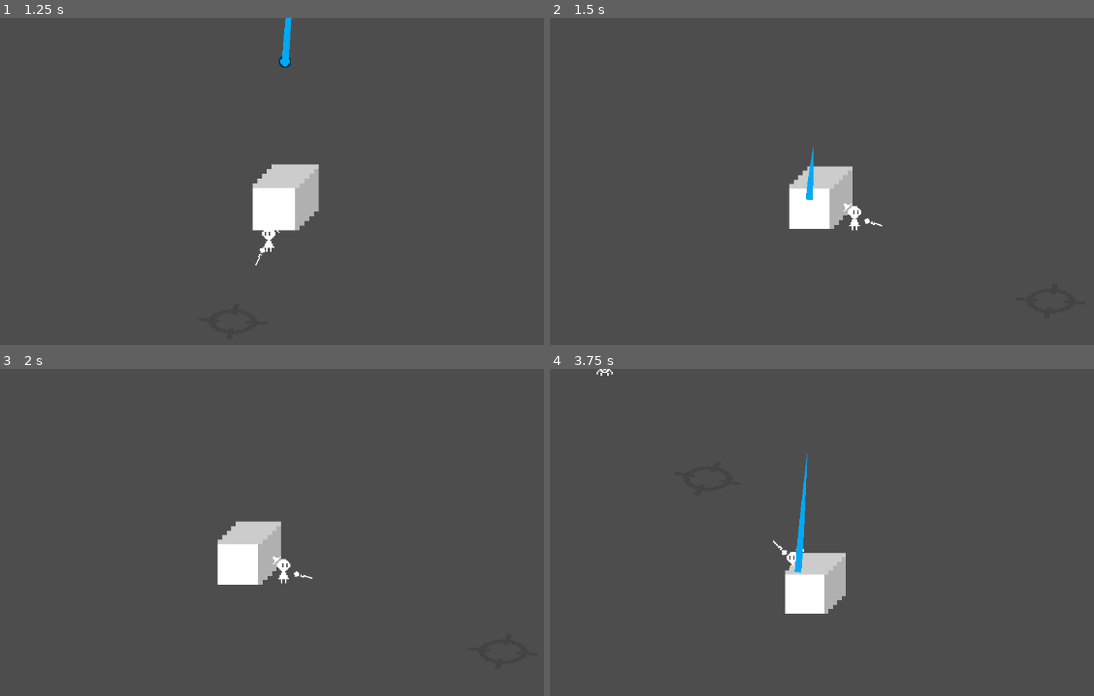
Above: before the commit, frames 1-4 (two rows, left to right).
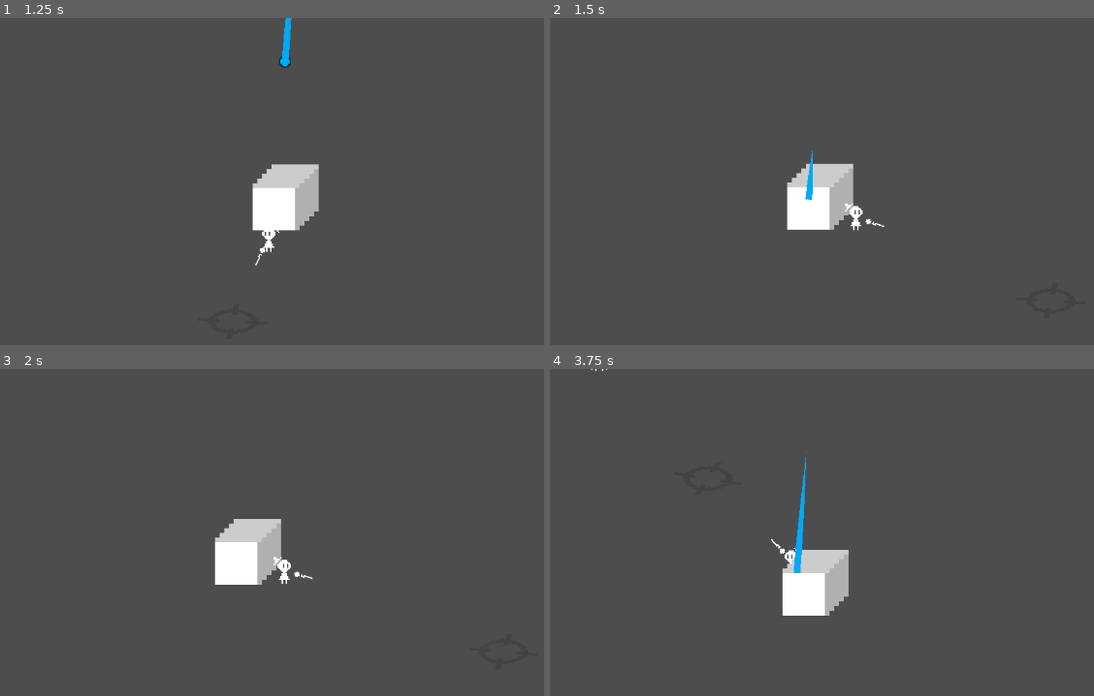
Above: after the commit, the same moments.

Repository: xharris/tiny-guys-weather-defense
Game: Godot game, scene res://levels/play/play.tscn
Same seed, same stepped clock (60 frames per second), same inputs: the game is played once before the commit and once after it.
Inputs (mouse positions are in pixels of both pictures, inside the frame that each line leads up to):
- Up to frame 1 (1.25 s): move the mouse to (233, 322) at 0.52 s; press the mouse at (233, 322) at 0.53 s
- Up to frame 2 (1.5 s): move the mouse to (1055, 302) at 1.27 s; release the mouse at (1055, 302) at 1.28 s; click (1055, 302) at 1.35 s
- Up to frame 3 (2 s): no input
- Up to frame 4 (3.75 s): move the mouse to (588, 522) at 2.02 s; press the mouse at (588, 522) at 2.03 s; move the mouse to (860, 588) at 2.77 s; release the mouse at (860, 588) at 2.78 s; click (860, 588) at 2.85 s; move the mouse to (707, 476) at 3.52 s; press the mouse at (707, 476) at 3.53 s

Frame 1 is identical in both runs. In frame 2, 0.5% of the frame differs, in the area x 43-62%, y 39-66%; in frame 3, 0.4%; in frame 4, 0.7%, in the area x 7-55%, y 0-76%.

Commit message:
adds waves

Diff:
--- a/components/hitbox/hitbox.gd
+++ b/components/hitbox/hitbox.gd
@@ -1,7 +1,7 @@
 extends Area2D
 class_name Hitbox
 
-var _dev = Dev.new(true)
+var _dev = Dev.new()
 
 static var C_HITBOX = Color.html("#F44336")
 static var C_HURTBOX = Color.html("#4CAF50")
@@ -9,9 +9,20 @@
 static func apply_on_hits(src: Hitbox, target: Hitbox, on_hits: Array[OnHitEffect]):
     for on_hit in on_hits:
         var real_target = target
-        if on_hit.target_self:
+        # can hit self
+        if on_hit.hit_self:
             real_target = src
-        src._dev.dump("apply {0} to {1}", [real_target.get_path()])
+        if not real_target.is_inside_tree():
+            return
+        # can only hit certain groups
+        var skip = false
+        for group in on_hit.hit_groups:
+            if not real_target.owner or not real_target.owner.is_in_group(group):
+                skip = true
+                break
+        if skip:
+            continue
+        src._dev.dump("apply '{0}' to {1}", [on_hit.name, real_target.get_path()])
         real_target.apply_on_hit.emit(src, on_hit)
         on_hit.apply()
 
@@ -50,8 +61,8 @@
 func _process(delta: float) -> void:
     set_collision_layer_value(1, is_hitbox)
     set_collision_layer_value(2, is_hurtbox)
-    set_collision_mask_value(1, not is_hitbox)
-    set_collision_mask_value(2, not is_hurtbox)
+    set_collision_mask_value(1, false)
+    set_collision_mask_value(2, is_hitbox)
     for node in find_children("*"):
         if node is CollisionShape2D:
             # color
--- a/components/hitbox/on_hit_effect.gd
+++ b/components/hitbox/on_hit_effect.gd
@@ -2,10 +2,8 @@
 class_name OnHitEffect
 
 @export var name: String
-@export var target_self: bool
 @export var hit_self: bool
-@export var hit_ally: bool
-@export var hit_enemy: bool = true
+@export_enum(Groups.base, Groups.enemy) var hit_groups: Array[String]
 
 func apply():
     pass
--- a/components/hp/hp.gd
+++ b/components/hp/hp.gd
@@ -1,7 +1,7 @@
 extends Node2D
 class_name Hp
 
-var _dev = Dev.new(true)
+var _dev = Dev.new()
 
 signal died
 signal damaged(amount: int)
@@ -9,6 +9,8 @@
 @export var current: int = 0
 
 func take_damage(amount: int):
+    if not is_inside_tree():
+        return
     _dev.dump("{0} take {1} damage", [get_path(), amount])
     var prev_current = current
     current = max(0, current - amount)
--- a/entities/enemy/enemy.gd
+++ b/entities/enemy/enemy.gd
@@ -13,6 +13,7 @@
 @export var config: EnemyConfig
 
 func _ready() -> void:
+    add_to_group(Groups.enemy)
     hp.died.connect(_on_died)
     hitbox.apply_on_hit.connect(_on_apply_on_hit)
 
@@ -28,7 +29,7 @@
 func _on_died():
     var parent = get_parent()
     if parent:
-        parent.remove_child(self)
+        parent.remove_child.call_deferred(self)
 
 func _process(delta: float) -> void:
     state.character = self
--- a/entities/enemy/enemy_states/move_toward.gd
+++ b/entities/enemy/enemy_states/move_toward.gd
@@ -3,7 +3,7 @@
 
 static var VELOCITY = preload("res://resources/curves/move_toward_velocity.tres")
 
-@export_range(0, 1, 0.2) var velocity: float = 0.0
+@export_range(0, 1, 0.1) var velocity: float = 0.0
 
 func _process(me: StateMachine, delta: float):
     var base = Base.get_closest(me)
--- a/entities/enemy_factory/enemy_factory.gd
+++ b/entities/enemy_factory/enemy_factory.gd
@@ -1,25 +1,29 @@
 extends Node2D
 class_name EnemyFactory
 
+var _dev = Dev.new(true)
+
 static var SPAWN_EVERY = preload("res://resources/curves/enemy_spawn_every.tres")
+static var SPAWN_LIMIT = preload("res://resources/curves/enemy_spawn_limit.tres")
 
 signal spawned(enemy: Enemy)
-
-var _dev = Dev.new(true)
+signal wave_finished
 
 @onready var spawn_timer: Timer = %Spawn
+@onready var wave_timer: Timer = %Wave
 
-@export var every: float = 0.0
-@export var enemies: Array[EnemyConfig]
+@export var wave: Wave
 
+var wave_count: int = 0
 var _rand = RandomNumberGenerator.new()
+var _spawn_enemy_count: int = 0
 
-func _ready() -> void:
-    spawn_timer.timeout.connect(_on_spawn_timer_timeout)
-    spawn_timer.wait_time = SPAWN_EVERY.sample(every)
-
-func _on_spawn_timer_timeout():
-    spawn_timer.wait_time = SPAWN_EVERY.sample(every)
+func spawn_enemy():
+    if not wave:
+        spawn_timer.wait_time = 1.0
+        return
+    _spawn_enemy_count += 1
+    var enemies = wave.enemy_pool
     if enemies.size() > 0:
         var weights = enemies.map(func(e: EnemyConfig): return e.spawn_weight)
         var enemy_config = enemies[_rand.rand_weighted(weights)]
@@ -27,3 +31,15 @@
         enemy.config = enemy_config
         _dev.dump("spawn {0}", [enemy_config.name])
         spawned.emit(enemy)
+        var enemy_limit = SPAWN_LIMIT.sample(wave.enemy_spawn_limit)
+        if _spawn_enemy_count >= enemy_limit:
+            _dev.dump("reached enemy limit ({0})", [enemy_limit])
+            wave_count += 1
+            wave = null
+            _spawn_enemy_count = 0
+            wave_finished.emit()
+        else:
+            spawn_timer.wait_time = SPAWN_EVERY.sample(wave.enemy_every)
+
+func _ready() -> void:
+    spawn_timer.timeout.connect(spawn_enemy)
--- /dev/null
+++ b/entities/enemy_factory/wave.gd
@@ -0,0 +1,15 @@
+extends Resource
+class_name Wave
+
+@export_group("Enemies", "enemy_")
+@export var enemy_pool: Array[EnemyConfig]
+@export_range(0, 1, 0.2) var enemy_every: float = 1.0
+@export_range(0, 1, 0.2) var enemy_spawn_limit: float = 0.0
+@export var weight: float = 1.0
+## Override difficulty
+@export var difficulty: float = -1.0
+
+func get_difficulty() -> float:
+    if difficulty >= 0.0:
+        return difficulty
+    return ((1 - enemy_every) + clampf(enemy_pool.size() / 5.0, 0, 1)) / 2
--- a/groups.gd
+++ b/groups.gd
@@ -1,4 +1,5 @@
 extends Node
 
-var entities = &"entities"
-var base = &"base"
+const entities = &"entities"
+const base = &"base"
+const enemy = &"enemy"
--- a/levels/play/play.gd
+++ b/levels/play/play.gd
@@ -2,6 +2,8 @@
 class_name Play
 
 var _dev = Dev.new(true)
+
+static var WAVES = preload("res://resources/curves/waves.tres")
 
 @onready var camera: Camera2D = %Camera2D
 @onready var base: Base = %Base
@@ -9,14 +11,40 @@
 @onready var enemy_factory: EnemyFactory = %EnemyFactory
 @onready var entities: Node2D = %Entities
 
+@export var waves: Array[Wave]
+
+var _difficulty: float = 0.0
+var _ready_for_wave: bool = true
+
+func increase_difficulty():
+    _difficulty += 0.1
+
+func pick_wave() -> bool:
+    if waves.is_empty():
+        _dev.dump("no waves left")
+        return false
+    var weights = waves.map(func (w: Wave):
+        return w.weight if w.get_difficulty() <= _difficulty else 0.0)
+    enemy_factory.wave = waves.pick_random()
+    _dev.dump("pick wave {0}", [enemy_factory.wave.resource_path.get_file()])
+    return true
+
 func _ready() -> void:
     entities.add_to_group(Groups.entities)
     enemy_factory.spawned.connect(_on_enemy_factory_spawned)
+    enemy_factory.wave_finished.connect(_check_ready_wave, CONNECT_DEFERRED)
     base.hp.died.connect(_on_base_died)
 
+func _check_ready_wave():
+    var enemy_count = get_tree().get_node_count_in_group(Groups.enemy)
+    _dev.dump("check, enemy count: {0}", [enemy_count])
+    if enemy_count <= 0:
+        _ready_for_wave = true
+
 func _on_enemy_factory_spawned(enemy: Enemy):
+    entities.add_child(enemy)
+    # get random position outside of viewport
     var world_size = get_viewport_rect().size / camera.zoom
-    entities.add_child(enemy)
     var half_size = world_size / 2
     var world_rect = Rect2(camera.global_position - half_size, world_size)
     var margin = 64.0
@@ -27,6 +55,7 @@
         2: random_position = Vector2(world_rect.position.x - margin, randf_range(world_rect.position.y, world_rect.end.y))
         _: random_position = Vector2(world_rect.end.x + margin, randf_range(world_rect.position.y, world_rect.end.y))
     enemy.global_position = random_position
+    enemy.hp.died.connect(_check_ready_wave, CONNECT_DEFERRED)
     _dev.dump("enemy position {0}", [enemy.global_position])
 
 func _on_base_died():
@@ -34,3 +63,7 @@
 
 func _process(delta: float) -> void:
     camera.global_position = base.global_position.move_toward(player.global_position, 40)
+    if _ready_for_wave:
+        if pick_wave():
+            increase_difficulty()
+        _ready_for_wave = false
--- a/levels/play/play.tscn
+++ b/levels/play/play.tscn
@@ -1,17 +1,18 @@
 [gd_scene format=3 uid="uid://bjc2x8woww8fs"]
 
 [ext_resource type="Script" uid="uid://qn751olbucor" path="res://levels/play/play.gd" id="1_svcyk"]
+[ext_resource type="Script" uid="uid://os24csw4nytu" path="res://entities/enemy_factory/wave.gd" id="2_bavt8"]
 [ext_resource type="PackedScene" uid="uid://c4mrn0662oesy" path="res://entities/enemy_factory/enemy_factory.tscn" id="2_kiob8"]
 [ext_resource type="PackedScene" uid="uid://bwbmv4jddck8m" path="res://entities/base/base.tscn" id="2_tpncu"]
 [ext_resource type="PackedScene" uid="uid://b4v2slhf7k5g8" path="res://entities/player/player.tscn" id="3_avta7"]
-[ext_resource type="Script" uid="uid://tt4rv2874odu" path="res://entities/enemy/enemy_config.gd" id="3_me25x"]
+[ext_resource type="Resource" uid="uid://cs1u8e4ohho2d" path="res://resources/waves/flies.tres" id="3_f2ucs"]
 [ext_resource type="Script" uid="uid://bcdlpi4kh3yyv" path="res://components/ability_controller/ability.gd" id="4_2aax8"]
-[ext_resource type="Resource" uid="uid://degkkrlffe0w0" path="res://resources/enemies/fly/fly.tres" id="4_bavt8"]
 [ext_resource type="Resource" uid="uid://bwk6roq727511" path="res://resources/abilities/raindrop/raindrop.tres" id="5_2aax8"]
 [ext_resource type="Resource" uid="uid://h51ijtaoeb3p" path="res://resources/base_configs/cube.tres" id="6_bavt8"]
 
 [node name="Play" type="Node2D" unique_id=1968432817]
 script = ExtResource("1_svcyk")
+waves = Array[ExtResource("2_bavt8")]([ExtResource("3_f2ucs")])
 
 [node name="Camera2D" type="Camera2D" parent="." unique_id=149499507]
 unique_name_in_owner = true
@@ -22,7 +23,6 @@
 
 [node name="EnemyFactory" parent="." unique_id=2102475208 instance=ExtResource("2_kiob8")]
 unique_name_in_owner = true
-enemies = Array[ExtResource("3_me25x")]([ExtResource("4_bavt8")])
 
 [node name="Entities" type="Node2D" parent="." unique_id=274861770]
 unique_name_in_owner = true
--- a/resources/abilities/raindrop/raindrop.tres
+++ b/resources/abilities/raindrop/raindrop.tres
@@ -2,7 +2,7 @@
 
 [ext_resource type="Script" uid="uid://81aytbj1kgv4" path="res://entities/abilities/drop/drop_config.gd" id="1_hvl04"]
 [ext_resource type="Script" uid="uid://rauoa0p62aej" path="res://components/hitbox/on_hit_effect.gd" id="1_sx7ks"]
-[ext_resource type="Resource" uid="uid://dtdb1qgwtwu1x" path="res://resources/on_hit_effects/deal_low_damage.tres" id="2_bk0aj"]
+[ext_resource type="Resource" uid="uid://dtdb1qgwtwu1x" path="res://resources/on_hit_effects/player_deal_low_damage.tres" id="2_bk0aj"]
 [ext_resource type="Texture2D" uid="uid://dw1bji3w8phku" path="res://resources/abilities/raindrop/orb.png" id="2_ifail"]
 [ext_resource type="Resource" uid="uid://d2cp40t13bntx" path="res://resources/abilities/raindrop/raindrop_trail.tres" id="3_f0cg8"]
 
--- /dev/null
+++ b/resources/curves/enemy_spawn_limit.tres
@@ -0,0 +1,4 @@
+[gd_resource type="Curve" format=3 uid="uid://dm1hs3qk2yc03"]
+
+[resource]
+_limits = [10.0, 40.0, 0.0, 1.0]
--- /dev/null
+++ b/resources/curves/waves.tres
@@ -0,0 +1,6 @@
+[gd_resource type="Curve" format=3 uid="uid://foxcl71g6rca"]
+
+[resource]
+_limits = [5.0, 20.0, 0.0, 1.0]
+_data = [Vector2(0, 5), 0.0, 0.0, 0, 0, Vector2(1, 20), 42.440388, 0.0, 0, 0]
+point_count = 2
--- a/resources/enemies/fly/fly.tres
+++ b/resources/enemies/fly/fly.tres
@@ -3,7 +3,7 @@
 [ext_resource type="Script" uid="uid://tt4rv2874odu" path="res://entities/enemy/enemy_config.gd" id="1_4houe"]
 [ext_resource type="Script" uid="uid://rauoa0p62aej" path="res://components/hitbox/on_hit_effect.gd" id="1_4tw1f"]
 [ext_resource type="Resource" uid="uid://ddnodgc0mfxma" path="res://resources/enemies/fly/fly_move.tres" id="1_q18pk"]
-[ext_resource type="Resource" uid="uid://dtdb1qgwtwu1x" path="res://resources/on_hit_effects/deal_low_damage.tres" id="2_4tw1f"]
+[ext_resource type="Resource" uid="uid://cpkddwttp2bn3" path="res://resources/on_hit_effects/enemy_deal_low_damage.tres" id="2_has0f"]
 [ext_resource type="Texture2D" uid="uid://bv1t88mfgydri" path="res://resources/enemies/fly/fly.png" id="2_q18pk"]
 [ext_resource type="Resource" uid="uid://brq3ia3f0qkhi" path="res://resources/on_hit_effects/kill_self.tres" id="3_has0f"]
 
@@ -12,5 +12,5 @@
 name = "fly"
 sprite = ExtResource("2_q18pk")
 initial_state = ExtResource("1_q18pk")
-hitbox_on_hit_effects = Array[ExtResource("1_4tw1f")]([ExtResource("2_4tw1f"), ExtResource("3_has0f")])
+hitbox_on_hit_effects = Array[ExtResource("1_4tw1f")]([ExtResource("2_has0f"), ExtResource("3_has0f")])
 metadata/_custom_type_script = "uid://tt4rv2874odu"
--- a/resources/enemies/fly/fly_move.tres
+++ b/resources/enemies/fly/fly_move.tres
@@ -4,6 +4,7 @@
 
 [resource]
 script = ExtResource("2_aji6o")
-max_duration = 1.0
+velocity = 0.2
+max_duration = 0.2
 max_duration_state_path = "uid://bhi0qvduwbs3v"
 metadata/_custom_type_script = "uid://bxu7t1six50cc"
--- a/resources/on_hit_effects/deal_low_damage.tres
+++ /dev/null
@@ -1,8 +0,0 @@
-[gd_resource type="Resource" script_class="OnHitDealDamage" format=3 uid="uid://dtdb1qgwtwu1x"]
-
-[ext_resource type="Script" uid="uid://bf1g37y7f2yb1" path="res://entities/on_hit_effects/deal_damage.gd" id="1_7o5ua"]
-
-[resource]
-script = ExtResource("1_7o5ua")
-name = "deal low damage"
-metadata/_custom_type_script = "uid://bf1g37y7f2yb1"
--- /dev/null
+++ b/resources/on_hit_effects/enemy_deal_low_damage.tres
@@ -0,0 +1,9 @@
+[gd_resource type="Resource" script_class="OnHitDealDamage" format=3 uid="uid://cpkddwttp2bn3"]
+
+[ext_resource type="Script" uid="uid://bf1g37y7f2yb1" path="res://entities/on_hit_effects/deal_damage.gd" id="1_7rxun"]
+
+[resource]
+script = ExtResource("1_7rxun")
+name = "enemy deal low dmg"
+hit_groups = Array[String](["base"])
+metadata/_custom_type_script = "uid://bf1g37y7f2yb1"
--- a/resources/on_hit_effects/kill_self.tres
+++ b/resources/on_hit_effects/kill_self.tres
@@ -6,5 +6,5 @@
 script = ExtResource("1_6bjqu")
 kills = true
 name = "kill self"
-target_self = true
+hit_self = true
 metadata/_custom_type_script = "uid://bf1g37y7f2yb1"
--- /dev/null
+++ b/resources/on_hit_effects/player_deal_low_damage.tres
@@ -0,0 +1,9 @@
+[gd_resource type="Resource" script_class="OnHitDealDamage" format=3 uid="uid://dtdb1qgwtwu1x"]
+
+[ext_resource type="Script" uid="uid://bf1g37y7f2yb1" path="res://entities/on_hit_effects/deal_damage.gd" id="1_paxnt"]
+
+[resource]
+script = ExtResource("1_paxnt")
+name = "player deal low dmg"
+hit_groups = Array[String](["enemy"])
+metadata/_custom_type_script = "uid://bf1g37y7f2yb1"
--- /dev/null
+++ b/resources/waves/flies.tres
@@ -0,0 +1,11 @@
+[gd_resource type="Resource" script_class="Wave" format=3 uid="uid://cs1u8e4ohho2d"]
+
+[ext_resource type="Script" uid="uid://tt4rv2874odu" path="res://entities/enemy/enemy_config.gd" id="1_ecs5m"]
+[ext_resource type="Script" uid="uid://os24csw4nytu" path="res://entities/enemy_factory/wave.gd" id="2_4h0hy"]
+[ext_resource type="Resource" uid="uid://degkkrlffe0w0" path="res://resources/enemies/fly/fly.tres" id="2_orr4l"]
+
+[resource]
+script = ExtResource("2_4h0hy")
+enemy_pool = Array[ExtResource("1_ecs5m")]([ExtResource("2_orr4l")])
+enemy_spawn_limit = 10
+metadata/_custom_type_script = "uid://os24csw4nytu"
Not shown, added: entities/enemy_factory/wave.gd.uid
